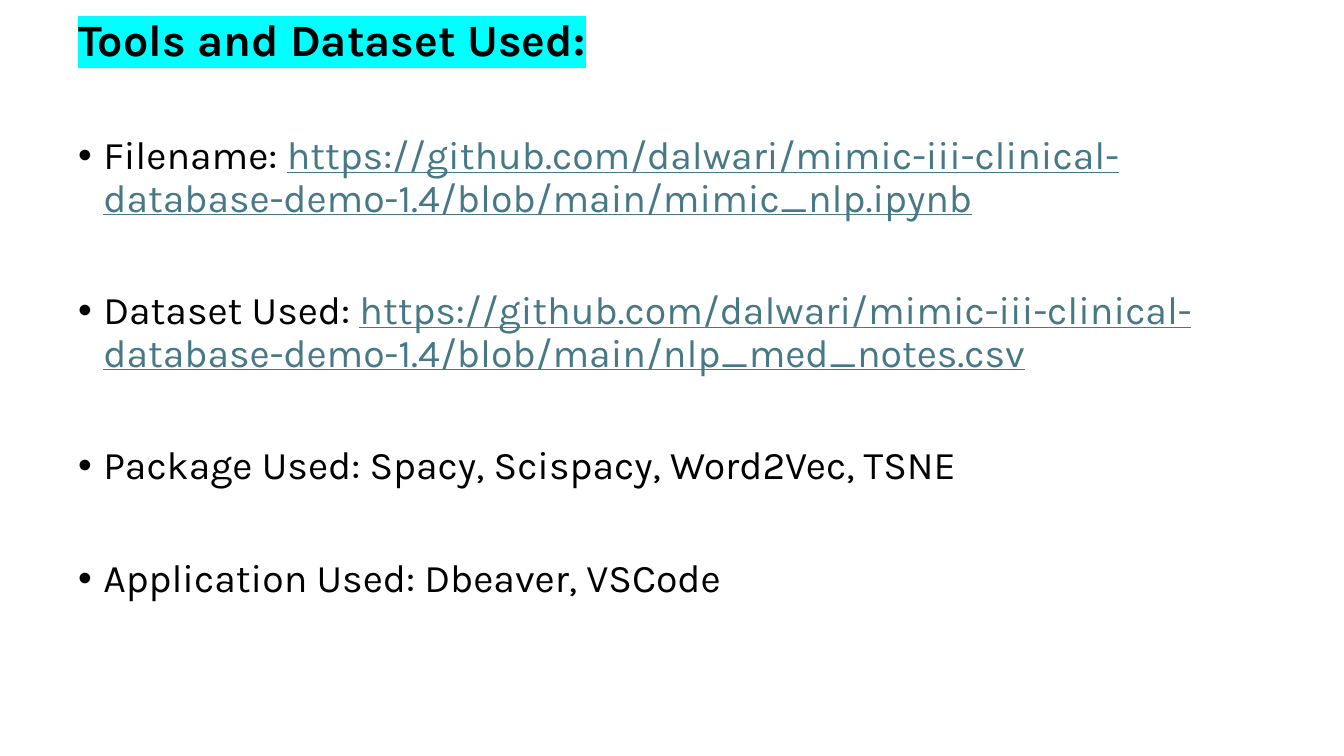
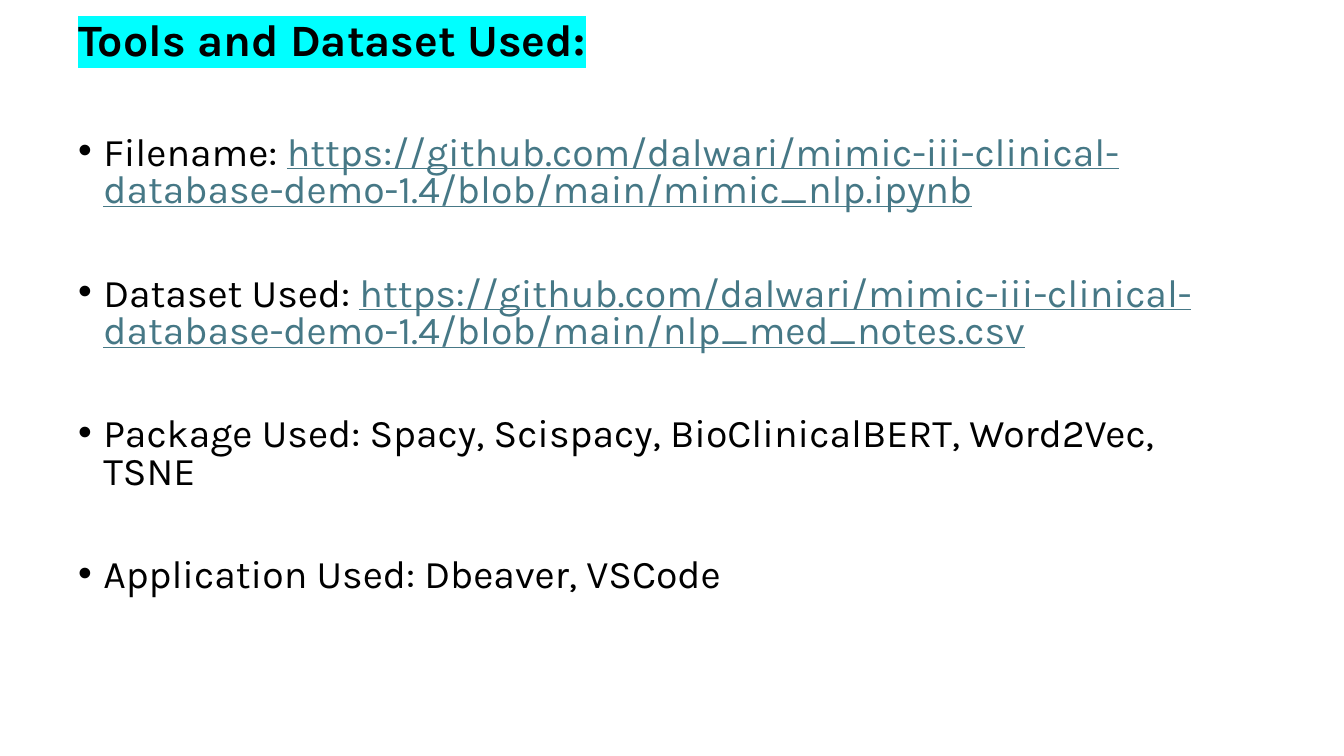
Before and after one commit to dalwari/mimic-iii-clinical-database-demo-1.4, a slide deck: slide 2 of MIMIC_NLP.pptx. Drawn at 1344x756 pixels with LibreOffice and Linux fonts; fonts in the diff are those of the drawing. Boxes give left, top, right and bottom in pixels: in the first picture for what was removed or moved away, otherwise in the second. Text is boxed around its words. In the diff, an @@ line names an element or a change of style, - is before the commit and + after.

Commit message:
updated NLP slides

```diff
--- a/MIMIC_NLP.pptx
+++ b/MIMIC_NLP.pptx
@@ text at (103, 137, 1191, 598): line spacing 0.9 to 0.8 @@
@@ text at (103, 420, 1153, 486): text changed @@
-• Package Used: Spacy, Scispacy, Word2Vec, TSNE
+• Package Used: Spacy, Scispacy, BioClinicalBERT, Word2Vec, TSNE
```
Also in this commit, not shown: 2 slides added, 1 other file.
